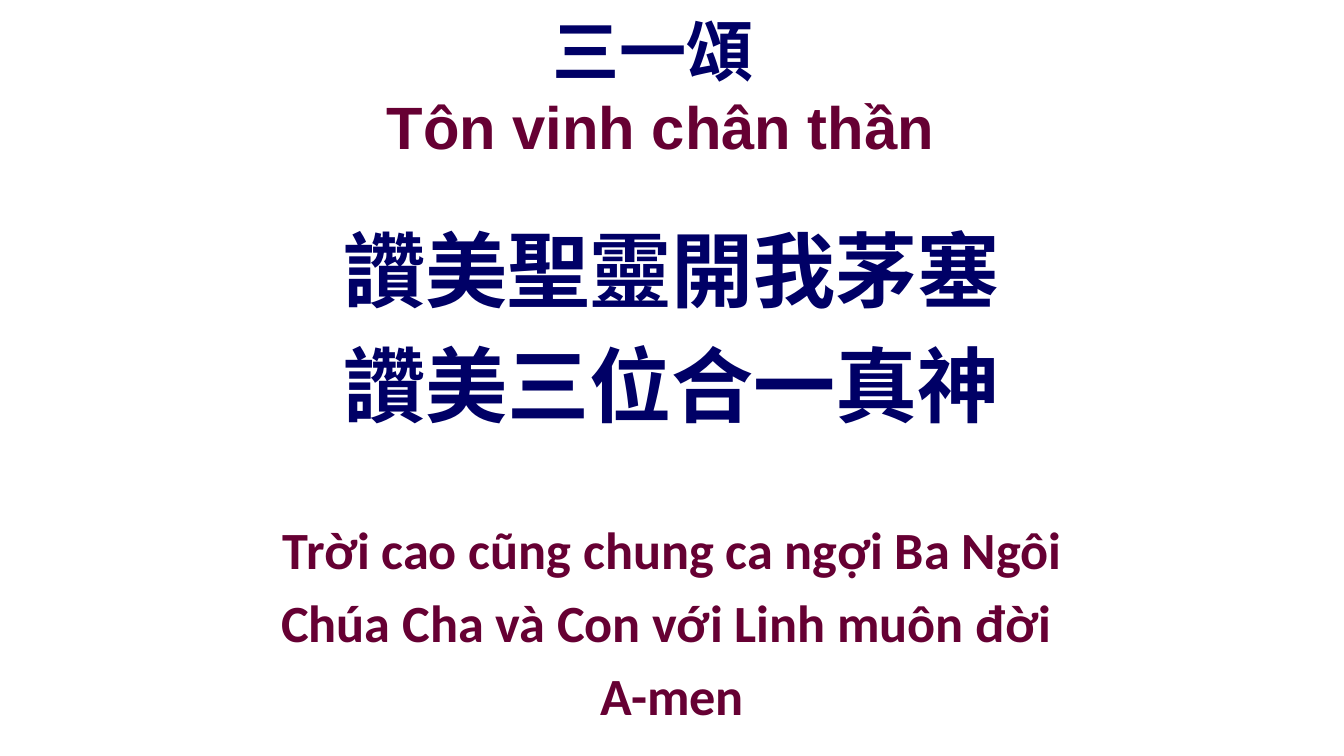
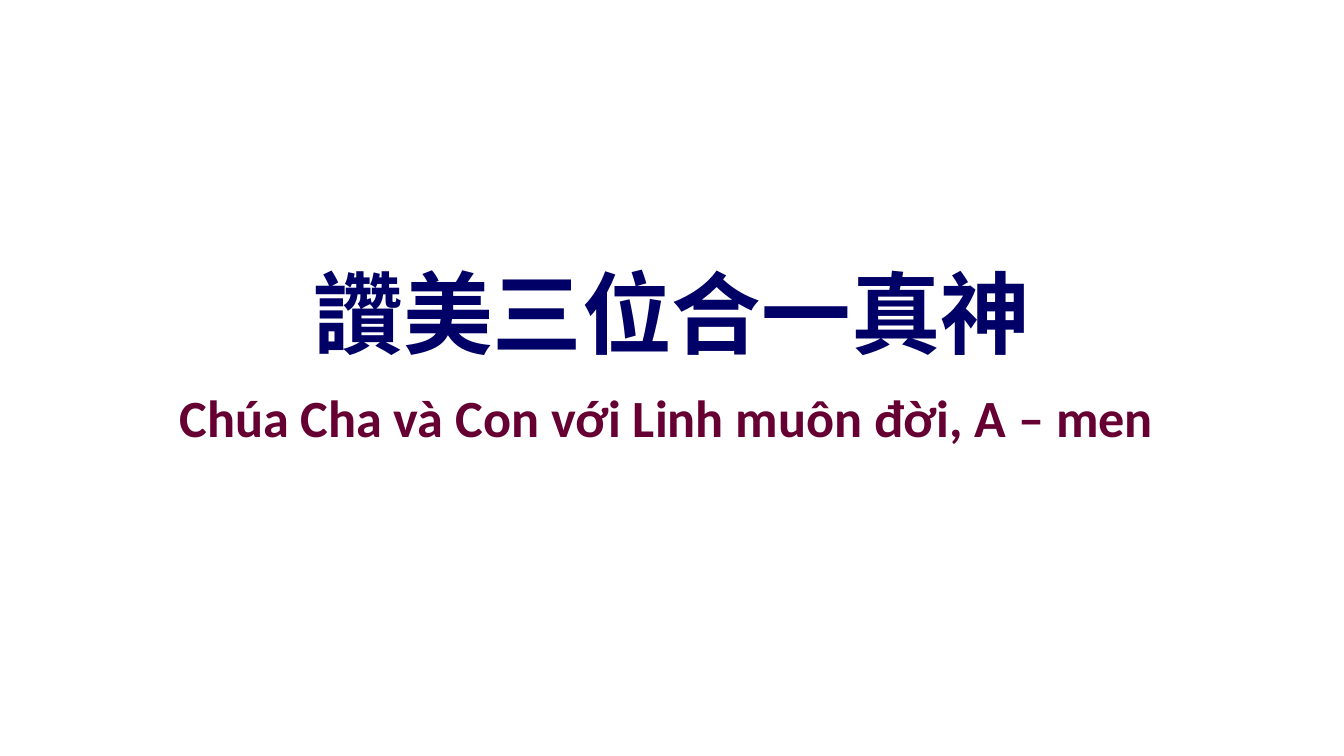
Before and after one commit to batisuoc/other-ppts, a slide deck: slide 24 of 聯合崇拜流程.pptx (slide 20 before the commit). Drawn at 1344x756 pixels with LibreOffice and Linux fonts; fonts in the diff are those of the drawing; background and template pictures are left out. Boxes give left, top, right and bottom in pixels: in the first picture for what was removed or moved away, otherwise in the second. Text is boxed around its words. In the diff, an @@ line names an element or a change of style, - is before the commit and + after.

```diff
--- a/聯合崇拜流程.pptx
+++ b/聯合崇拜流程.pptx
@@ title removed at <box>387,20,934,150</box> @@
-三一頌
-Tôn vinh chân thần
@@ text "讚美三位合一真神": place and size @@
-text "讚美三位合一真神" at <box>343,230,1000,424</box>
+text "讚美三位合一真神" at <box>314,269,1031,355</box>
@@ text "讚美三位合一真神" at <box>314,269,1031,355</box>: size 44 to 48 pt @@
@@ text at <box>343,230,1000,309</box>: paragraph removed @@
-讚美聖靈開我茅塞
@@ text at <box>180,400,1153,444</box>: text changed @@
-Trời cao cũng chung ca ngợi Ba Ngôi
-Chúa Cha và Con với Linh muôn đời
-A-men
+Chúa Cha và Con với Linh muôn đời, A – men
```
Also in this commit, not shown: 13 other slides changed, 15 slides added, 1 slide removed.
